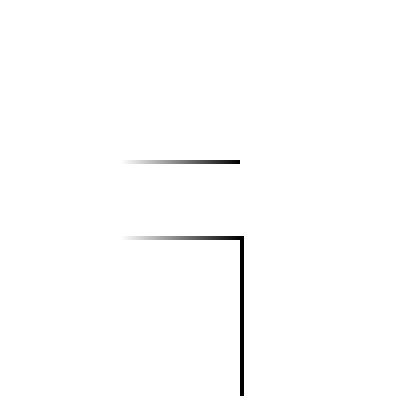
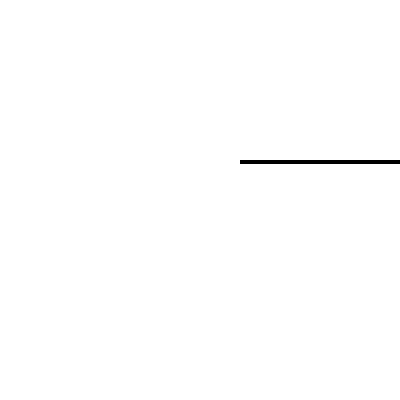
The second (400, 400) image is a revision of the first. Changes to its layers:
added layer "ED2" above "ED" over left=240, top=160, right=400, bottom=164
hid "Octomap2" over left=122, top=160, right=244, bottom=396
